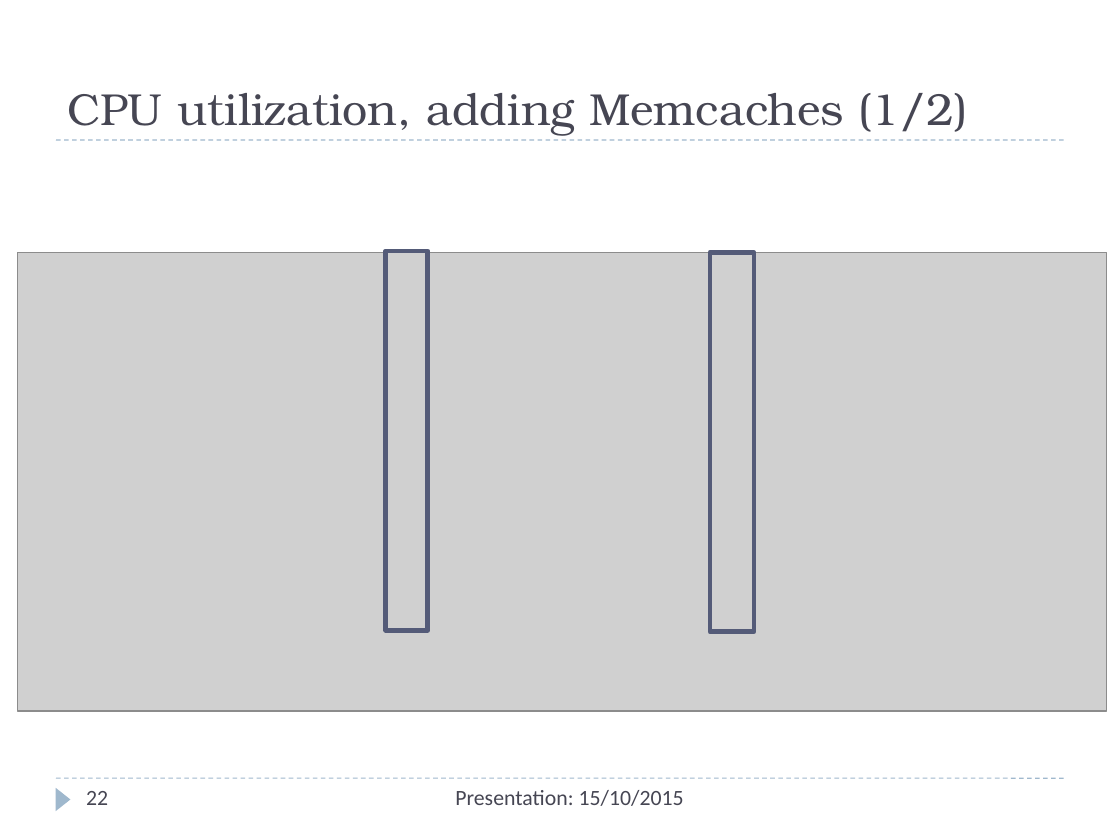
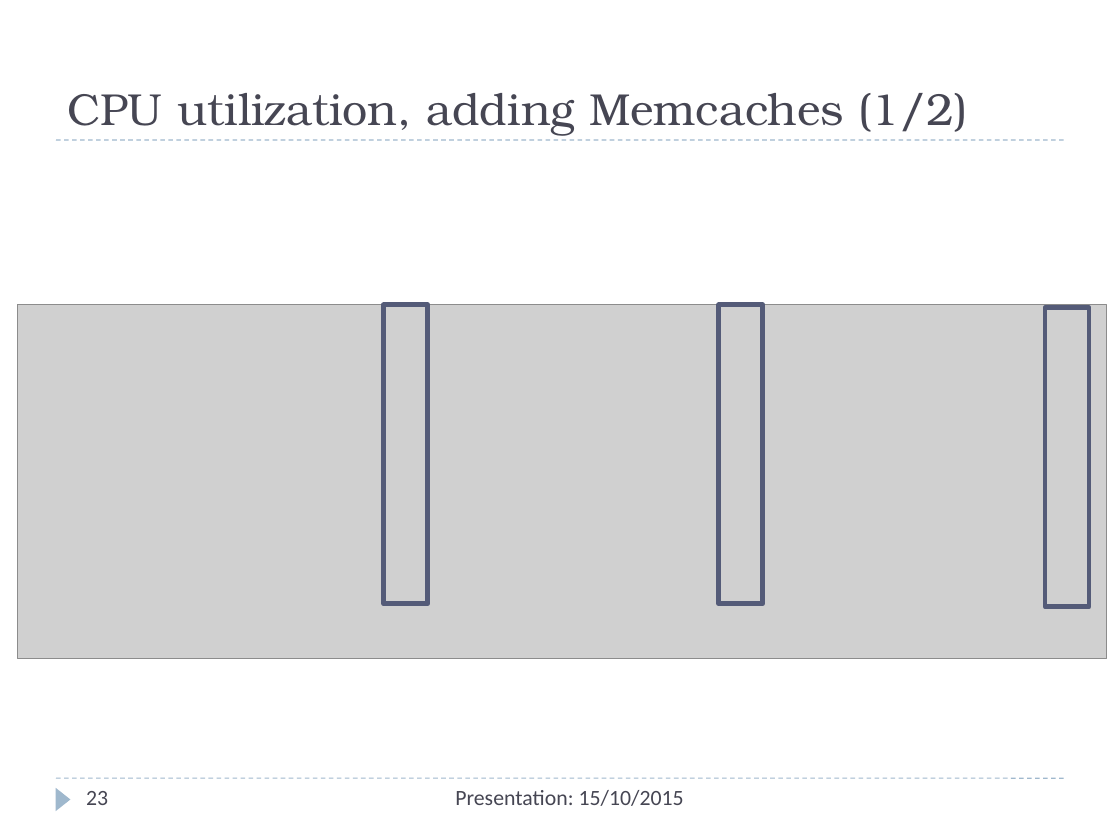
Before and after one commit to Christos-Papoulas/master_thesis, a slide deck: slide 23 of presentation/presentation.pptx (slide 22 before the commit). Drawn at 1120x840 pixels with LibreOffice and Linux fonts; fonts in the diff are those of the drawing; grey boxes stand for pictures. Boxes give left, top, right and bottom in pixels: in the first picture for what was removed or moved away, otherwise in the second. Text is boxed around its words. In the diff, an @@ line names an element or a change of style, - is before the commit and + after.

Commit message:
new presentation

```diff
--- a/presentation/presentation.pptx
+++ b/presentation/presentation.pptx
@@ picture resized from (x1=17, y1=252, x2=1107, y2=710) to (x1=17, y1=305, x2=1107, y2=659) @@
@@ rectangle resized from (x1=385, y1=251, x2=427, y2=631) to (x1=384, y1=305, x2=428, y2=604) @@
@@ rectangle resized from (x1=710, y1=252, x2=754, y2=632) to (x1=719, y1=305, x2=763, y2=604) @@
@@ rectangle added at (x1=1045, y1=308, x2=1089, y2=607), outline #545C79 3 pt @@
@@ page number at (x1=86, y1=791, x2=108, y2=805): text changed @@
-22
+23
```
Also in this commit, not shown: 8 other slides changed, 2 slides added, 2 other files.
